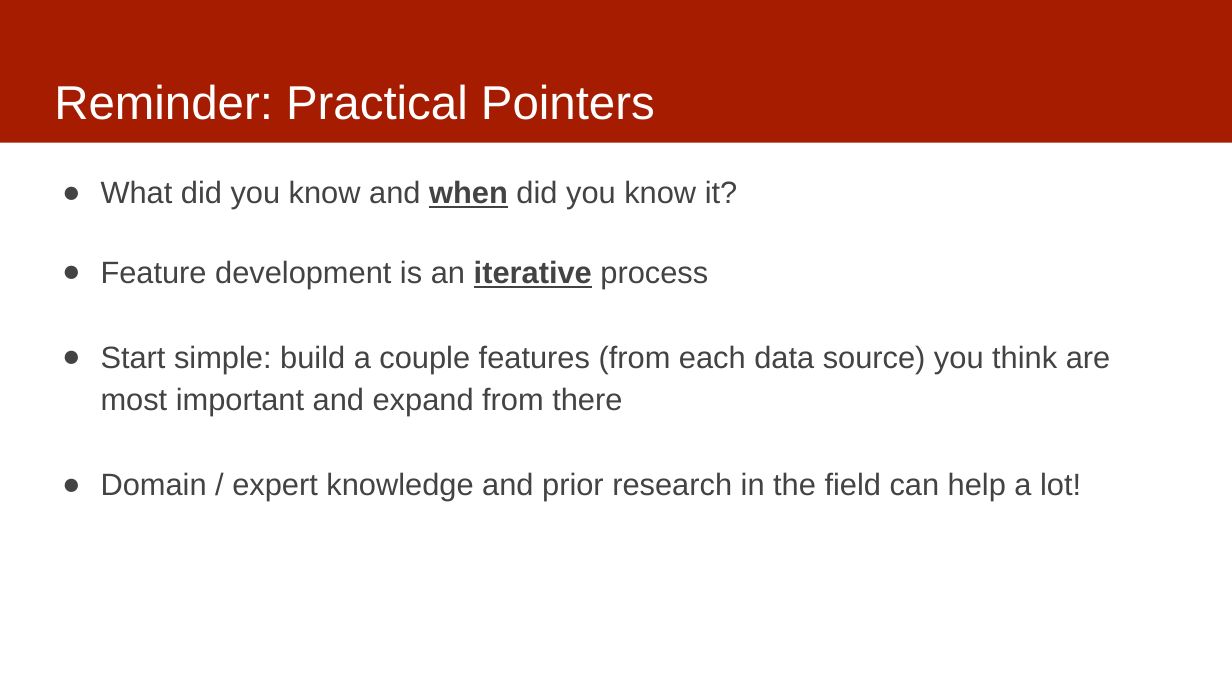
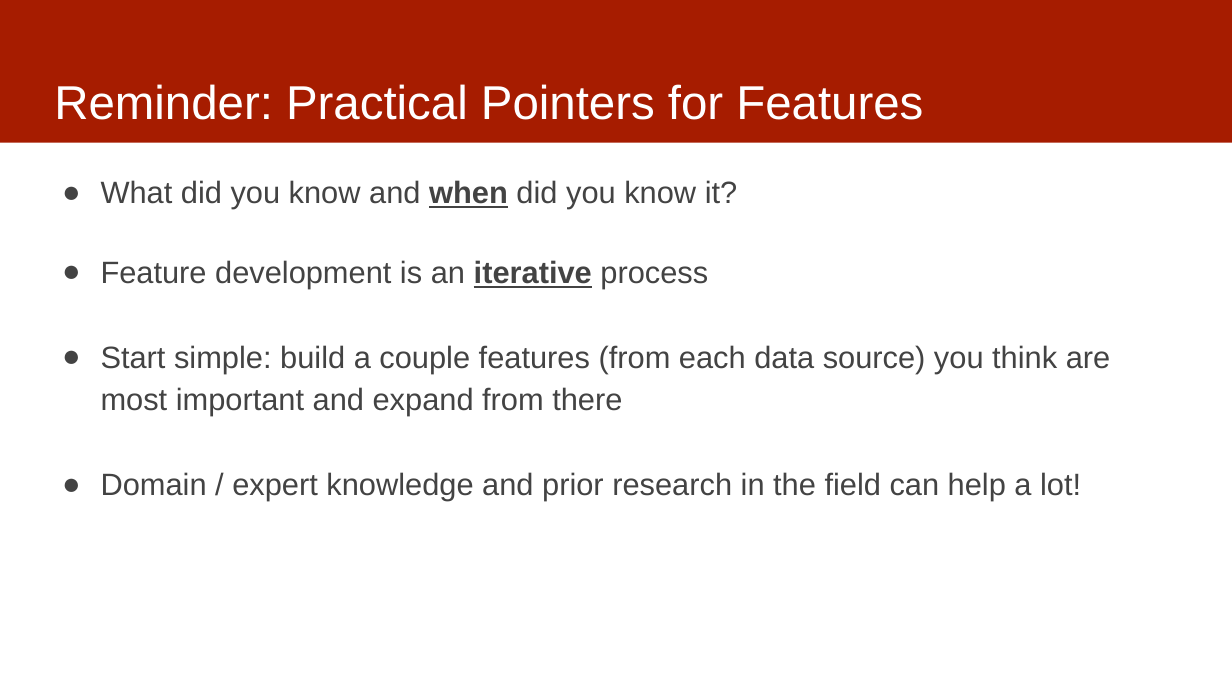
Before and after one commit to dssg/mlforpublicpolicylab, a slide deck: slide 6 of 05 - Features/features-discussion.pptx. Drawn at 1232x693 pixels with LibreOffice and Linux fonts; fonts in the diff are those of the drawing. Boxes give left, top, right and bottom in pixels: in the first picture for what was removed or moved away, otherwise in the second. Text is boxed around its words. In the diff, an @@ line names an element or a change of style, - is before the commit and + after.

```diff
--- a/05 - Features/features-discussion.pptx
+++ b/05 - Features/features-discussion.pptx
@@ title at box(54, 84, 923, 120): text changed @@
-Reminder: Practical Pointers
+Reminder: Practical Pointers for Features
```
Also in this commit, not shown: 2 other slides changed, 5 slides added.
